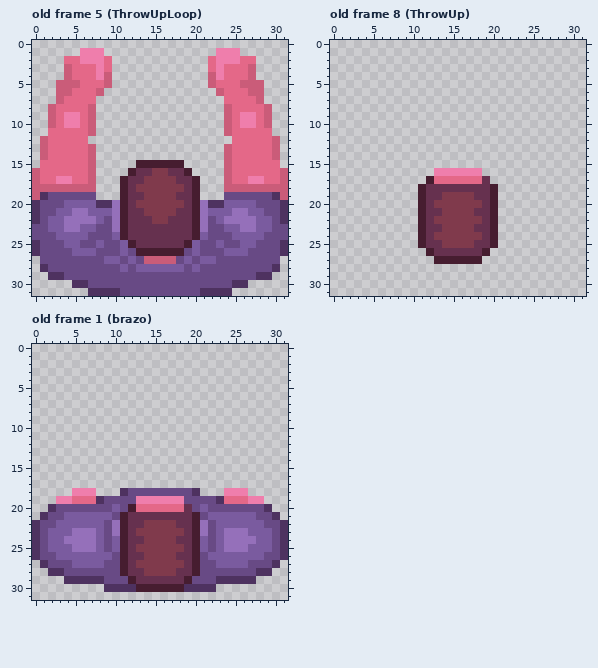
One commit to this pixel-art file: Assets/Sprites/Personaje.aseprite. Above, as it was before the edit.
32x32 pixels, 10 frames. Shown: old frame 5 (ThrowUpLoop), old frame 8 (ThrowUp), old frame 1 (brazo). The commit also changed other frames, which this record leaves out.
The result:
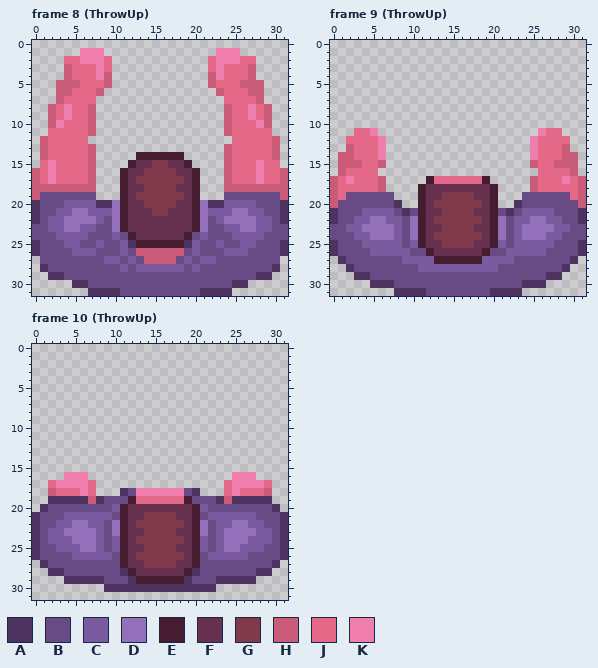
Palette (. is transparent): A #4e3260  B #684a85  C #7a5b9f  D #9570ba  E #461d30  F #66314f  G #803a4c  H #ca5c79  J #e46888  K #ef7eac
A new or re-ordered frame is compared with the old frame closest to it.
The commit says: animacion vomitar a falta de revisar
Edits made:
frames 10 -> 11
frames re-ordered
Frame 8 (ThrowUp) against old frame 5 (ThrowUpLoop), layers "Head", "Body", "Arms":
y 8: x 4 J -> K; x 27 J -> K
y 9: x 5 K -> J; x 26 K -> J
y 10: x 3..5 JKK -> KJJ; x 26..28 KKJ -> JJK
y 14: x 13..18 ...... -> EEEEEE
y 15: x 2 J -> K; x 12..19 .EEEEEE. -> EFFGGFFE; x 28 J -> K
y 16: x 2 J -> K; x 11..12 .E -> EF; x 14 F -> G; x 17 F -> G; x 19..20 E. -> FE; x 28 J -> K
y 17: x 2..4 JKK -> KJJ; x 13 F -> G; x 18 F -> G; x 27 K -> J
y 18: x 13 G -> F; x 18 G -> F
y 19: x 1 A -> B; x 13 F -> G; x 18 F -> G; x 30 A -> B
y 20: x 13 G -> F; x 18 G -> F
y 21: x 14 G -> F; x 17 G -> F
y 22: x 15..16 GG -> FF
y 24: x 11..12 EF -> BE; x 19..20 FE -> EB
y 25: x 12..19 EFFFFFFE -> AEEEEEEA
y 26: x 13..18 EEEEEE -> HHHHHH
Frame 9 (ThrowUp) against old frame 8 (ThrowUp), layers "Head", "Body", "Arms":
y 11: x 3..5 ... -> JJK; x 26..28 ... -> KJJ
y 12: x 2..6 ..... -> JJJJK; x 25..29 ..... -> KJJJJ
y 13: x 2..6 ..... -> HJJJK; x 25..29 ..... -> KJJJH
y 14: x 1..6 ...... -> HHJJJK; x 25..30 ...... -> KJJJHH
y 15: x 1..6 ...... -> HHHJJH; x 25..30 ...... -> HJJHHH
y 16: x 1..5 ..... -> HJJJJ; x 13..18 KKKKKK -> ......; x 26..30 ..... -> JJJJH
y 17: x 0..6 ....... -> HJKJJJH; x 19 F -> E; x 25..31 ....... -> HJJJKJH
y 18: x 0..6 ....... -> HJJJJJH; x 25..31 ....... -> HJJJJJH
y 19: x 0..7 ........ -> HJBBBBBB; x 24..31 ........ -> BBBBBBJH
y 20: x 0..8 ......... -> HBBBBBBBA; x 23..31 ......... -> ABBBBBBBH
y 21: x 0..10 ........... -> ABBBCCCCBAB; x 21..31 ........... -> BABCCCCBBBA
y 22: x 0..10 ........... -> ABBCCDDCCBD; x 21..31 ........... -> DBCCDDCCBBA
y 23: x 0..10 ........... -> BBCCDDDDCBD; x 21..31 ........... -> DBCDDDDCCBB
y 24: x 0..10 ........... -> BBBCCDDDCBD; x 21..31 ........... -> DBCDDDCCBBB
y 25: x 0..10 ........... -> ABBBCCCCCBC; x 21..31 ........... -> CBCCCCCBBBA
y 26: x 0..11 ............ -> ABBBBCCCCCBB; x 20..31 ............ -> BBCCCCCBBBBA
y 27: x 1..12 ............ -> ABBBBBBBCCCC; x 19..30 ............ -> CCCCBBBBBBBA
y 28: x 2..29 ............................ -> ABBBBBBBBCCCCCCCCCCBBBBBBBBA
y 29: x 3..28 .......................... -> AABBBBBBBBBBBBBBBBBBBBBBAA
y 30: x 5..26 ...................... -> AAABBBBBBBBBBBBBBBBAAA
y 31: x 8..23 ................ -> AAAABBBBBBBBAAAA
Frame 10 (ThrowUp) against old frame 1 (brazo), layers "Head", "Body", "Arms":
y 16: x 4..6 ... -> KKK; x 25..27 ... -> KKK
y 17: x 2..7 ...... -> JKKKKJ; x 24..29 ...... -> JKKKKJ
y 18: x 2..5 ...K -> HJJJ; x 7 K -> J; x 13..18 BBBBBB -> KKKKKK; x 24 K -> J; x 26..29 K... -> JJJH
y 19: x 2..7 .KKJJJ -> AAAAAH; x 12..19 BKKKKKKB -> EJJJJJJE; x 24..29 JJJKK. -> HAAAAA
y 20: x 1..2 .A -> AB; x 11..18 BEJJJJJJ -> EFFFFFFF; x 20 B -> E; x 29..30 A. -> BA
y 21: x 0..1 .A -> AB; x 14..17 FFFF -> GGGG; x 30..31 A. -> BA
y 22: x 5..6 CC -> DD; x 13 F -> G; x 18 F -> G; x 25..26 CC -> DD
y 23: x 4 C -> D; x 13 G -> F; x 18 G -> F; x 27 C -> D
y 24: x 4 D -> C; x 13 F -> G; x 18 F -> G; x 27 D -> C
y 25: x 2 C -> B; x 5 D -> C; x 13 G -> F; x 18 G -> F; x 26 D -> C; x 29 C -> B
y 26: x 3..4 CC -> BB; x 13 F -> G; x 18 F -> G; x 27..28 CC -> BB
y 27: x 5..8 CCCC -> BBBB; x 13 G -> F; x 18 G -> F; x 23..26 CCCC -> BBBB
y 28: x 11..12 EF -> AE; x 14..17 GGGG -> FFFF; x 19..20 FE -> EA
y 29: x 12..19 EFFFFFFE -> AEEEEEEA
y 30: x 13..18 EEEEEE -> AAAAAA
Pixel boxes of the changes (left, top, right, bottom) in both pictures:
changed: (56, 104, 80, 128)
changed: (240, 104, 264, 128)
changed: (120, 152, 200, 256)
changed: (40, 160, 72, 200)
changed: (248, 160, 280, 200)
changed: (330, 128, 586, 296)
changed: (32, 472, 288, 592)
